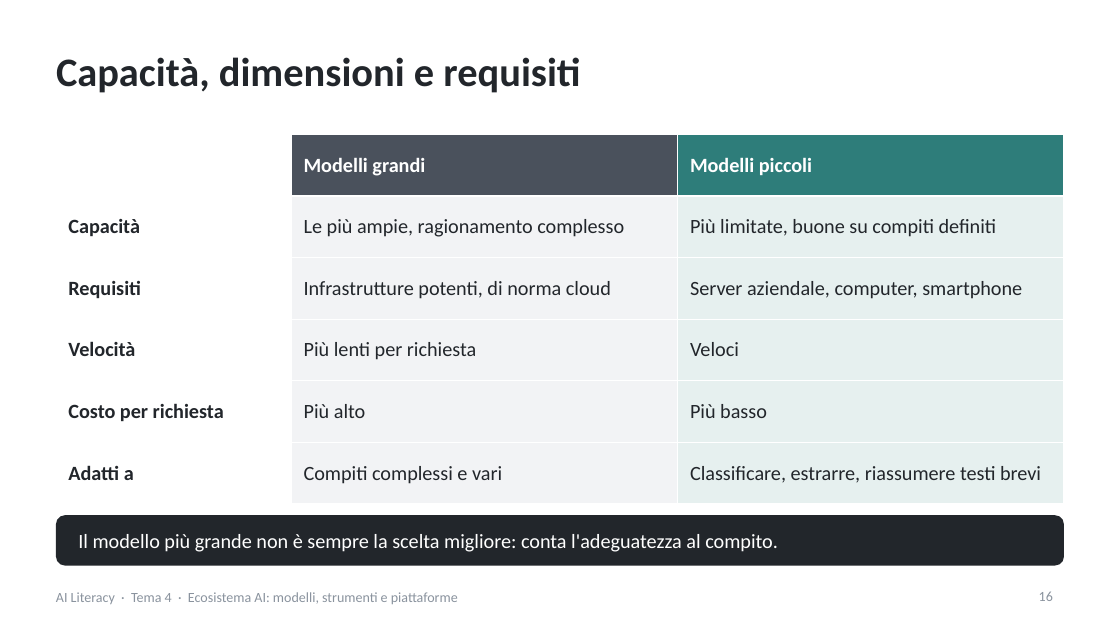
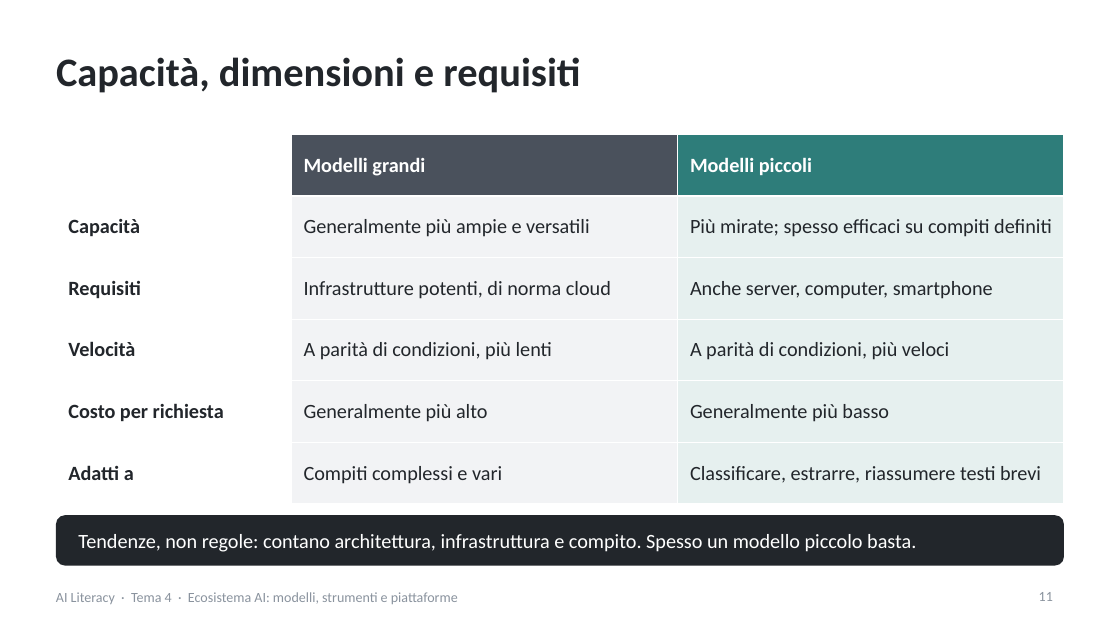
Before and after one commit to NetAi-IT/Formazione-AI-Literacy-Official, a slide deck: slide 11 of Base/Tema4_Ecosistema_AI.pptx (slide 16 before the commit). Drawn at 1120x630 pixels with LibreOffice and Linux fonts; fonts in the diff are those of the drawing. Boxes give left, top, right and bottom in pixels: in the first picture for what was removed or moved away, otherwise in the second. Text is boxed around its words. In the diff, an @@ line names an element or a change of style, - is before the commit and + after.

```diff
--- a/Base/Tema4_Ecosistema_AI.pptx
+++ b/Base/Tema4_Ecosistema_AI.pptx
@@ table at (56, 134, 1064, 504) @@
-row 2, column 2: Le più ampie, ragionamento complesso
+row 2, column 2: Generalmente più ampie e versatili
-row 2, column 3: Più limitate, buone su compiti definiti
+row 2, column 3: Più mirate; spesso efficaci su compiti definiti
-row 3, column 3: Server aziendale, computer, smartphone
+row 3, column 3: Anche server, computer, smartphone
-row 4, column 2: Più lenti per richiesta
+row 4, column 2: A parità di condizioni, più lenti
-row 4, column 3: Veloci
+row 4, column 3: A parità di condizioni, più veloci
-row 5, column 2: Più alto
+row 5, column 2: Generalmente più alto
-row 5, column 3: Più basso
+row 5, column 3: Generalmente più basso
@@ text at (78, 534, 916, 552): text changed @@
-Il modello più grande non è sempre la scelta migliore: conta l'adeguatezza al compito.
+Tendenze, non regole: contano architettura, infrastruttura e compito. Spesso un modello piccolo basta.
@@ page number at (1039, 592, 1053, 601): text changed @@
-16
+11
```
Also in this commit, not shown: 27 other slides changed, 1 slide added, 22 slides removed, 13 other files.
